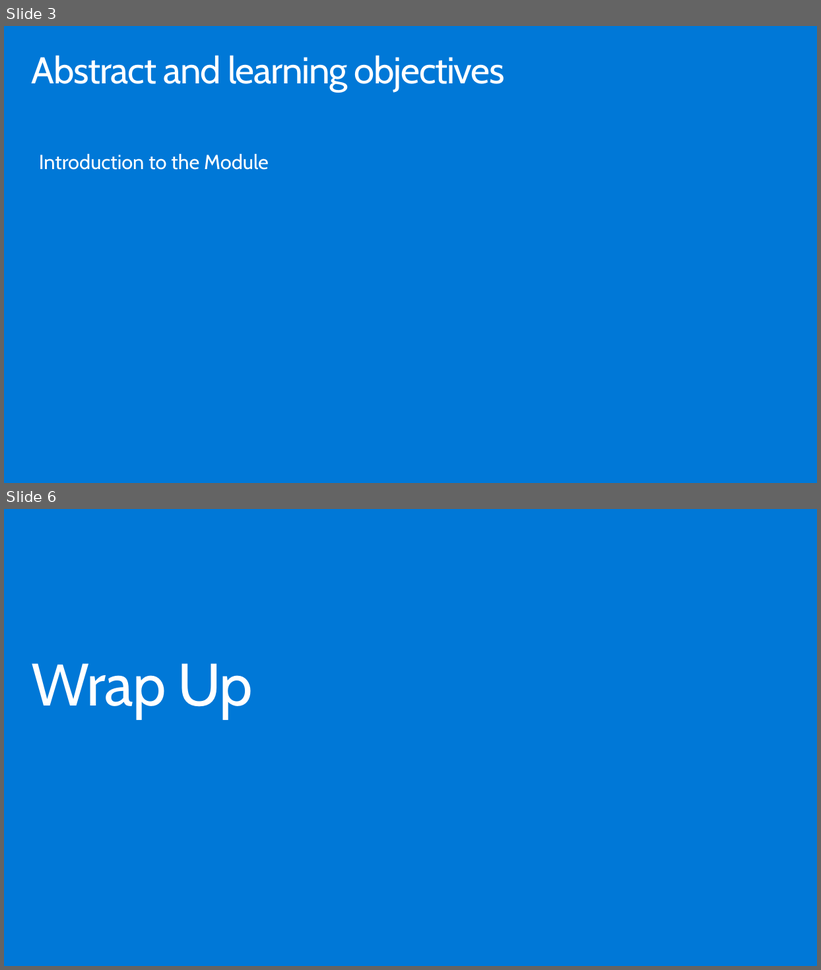
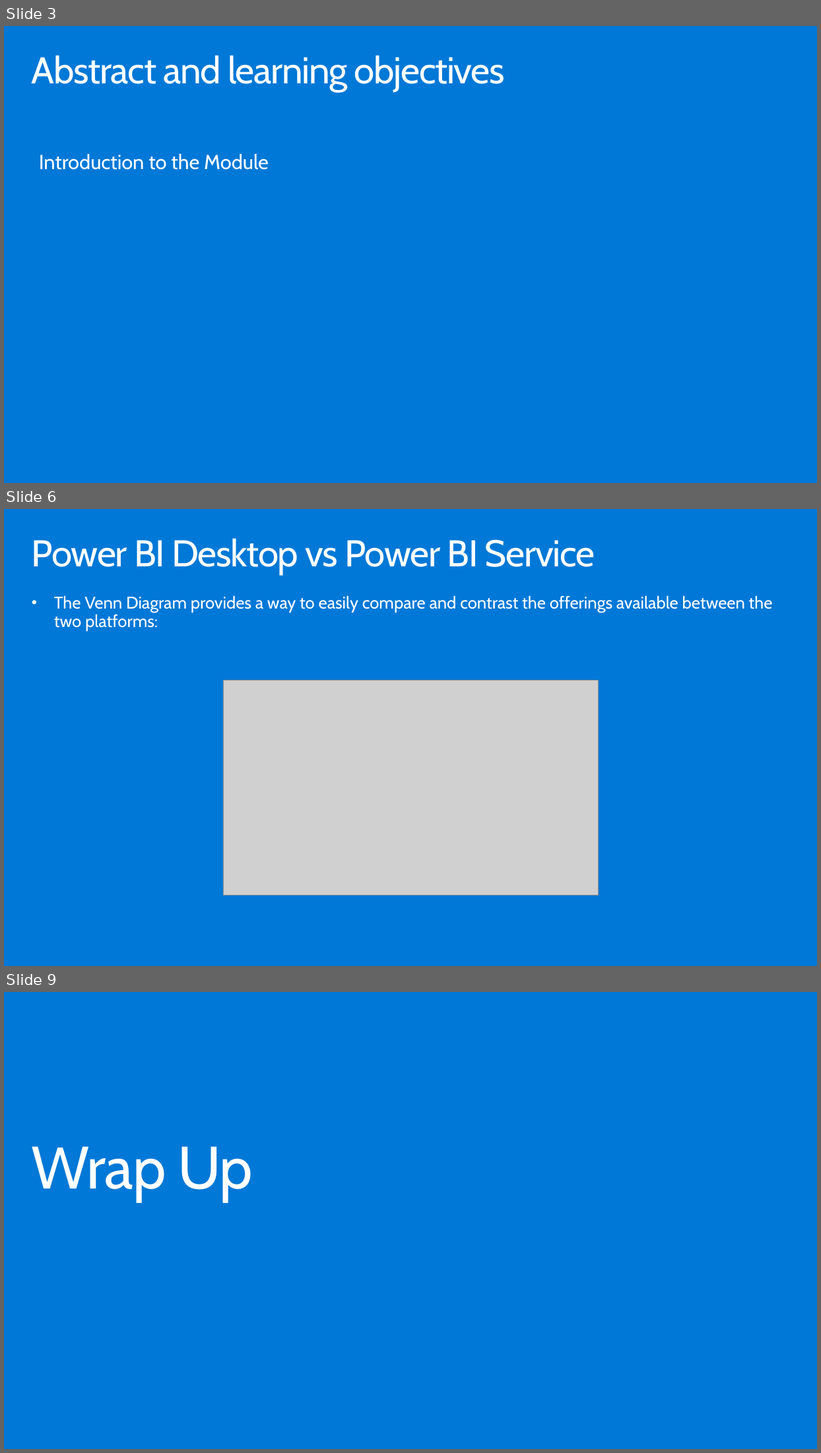
Before and after one commit to hnc198/AzurePowerBI, a slide deck: 4. Hands-on Modules/Power BI Service/1. Introduction to Power BI Service.pptx. Shown one above the other, each under a label of ours: slides 3 and 6 before the commit, slides 3, 6 and 9 after it; the slides between them are not shown. The pictures are 821x970 and 821x1453 pixels, drawn with LibreOffice and Linux fonts; fonts in the diff are those of the drawing; grey boxes stand for pictures. Boxes give left, top, right and bottom in pixels: in the first picture for what was removed or moved away, otherwise in the second. Text is boxed around its words. In the diff, an @@ line names an element or a change of style, - is before the commit and + after.

```diff
--- a/4. Hands-on Modules/Power BI Service/1. Introduction to Power BI Service.pptx
+++ b/4. Hands-on Modules/Power BI Service/1. Introduction to Power BI Service.pptx
@@ slide 6 added at (x1=4, y1=509, x2=817, y2=966), background #0078D7 @@
@@ title added at (x1=32, y1=538, x2=595, y2=575), 44 pt, text #FFFFFF @@
+Power BI Desktop vs Power BI Service
@@ text added at (x1=54, y1=595, x2=773, y2=631), 20 pt, text #FFFFFF @@
+• The Venn Diagram provides a way to easily compare and contrast the offerings available between the two platforms:
@@ picture added at (x1=223, y1=681, x2=598, y2=896) @@
@@ what was slide 6 is now slide 9 @@
```
Also in this commit, not shown: 1 slide changed, 3 other slides added, 1 slide removed, 10 other files.
